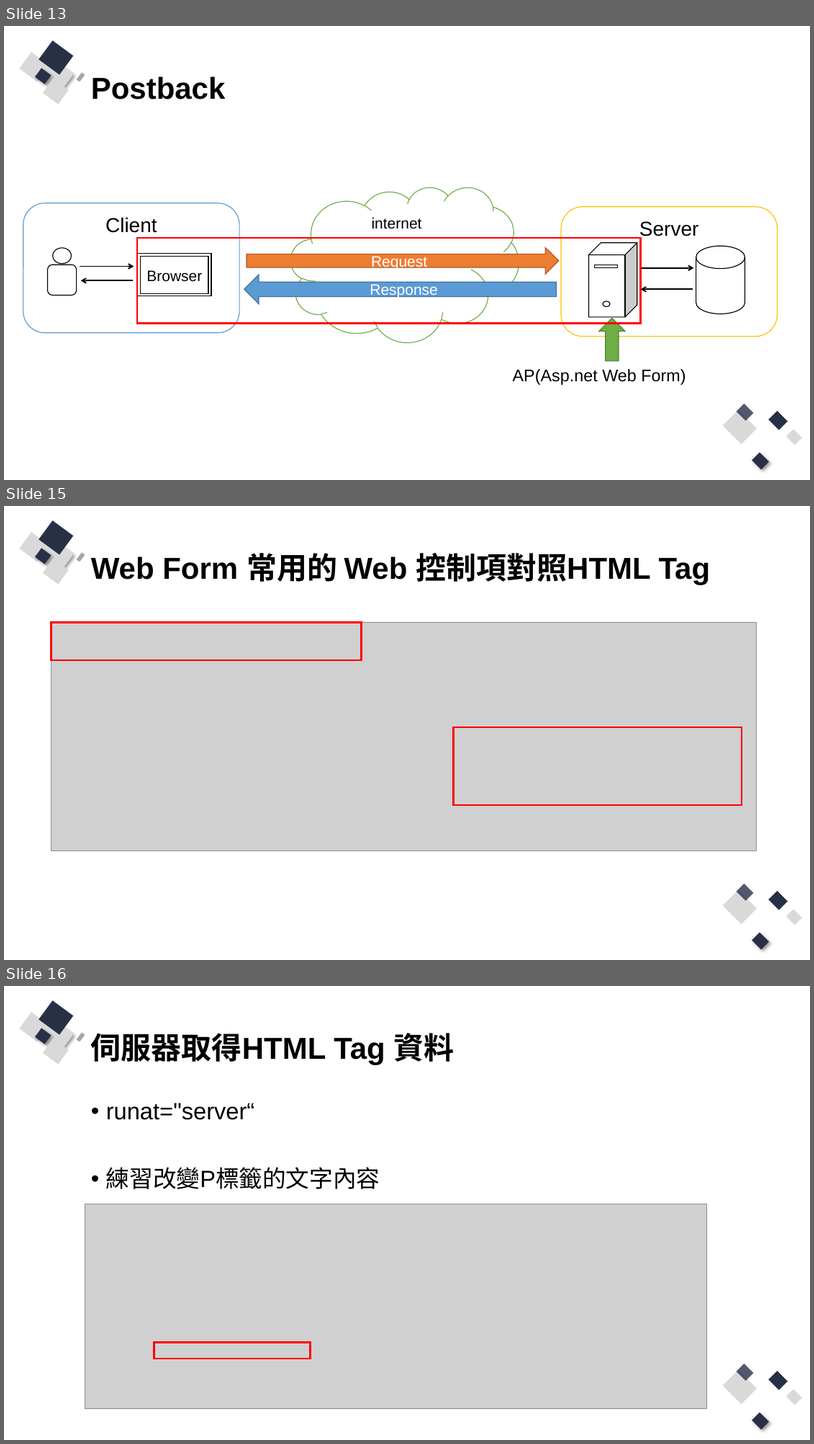
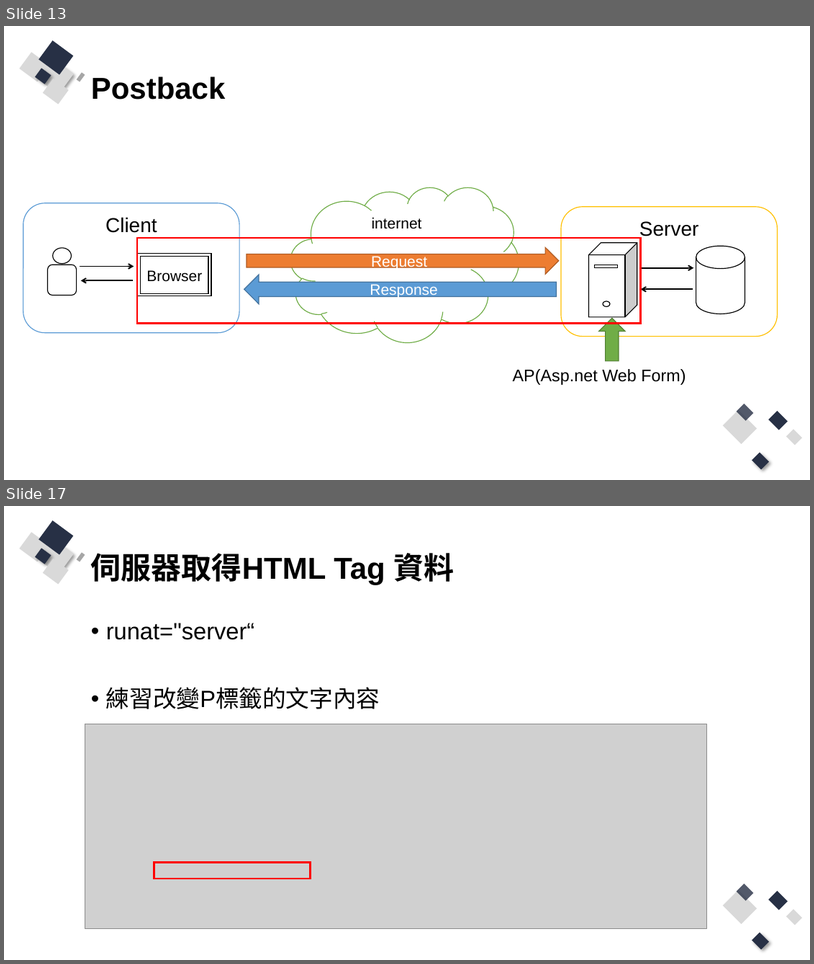
Before and after one commit to Q81JIAXIONG/-, a slide deck: 投影片/2.asp.net webform 框架.pptx. Shown one above the other, each under a label of ours: slides 13, 15 and 16 before the commit, slides 13 and 17 after it; the slides between them are not shown. The pictures are 814x1444 and 814x964 pixels, drawn with LibreOffice and Linux fonts; fonts in the diff are those of the drawing; grey boxes stand for pictures. Boxes give left, top, right and bottom in pixels: in the first picture for what was removed or moved away, otherwise in the second. Text is boxed around its words. In the diff, an @@ line names an element or a change of style, - is before the commit and + after.

```diff
--- a/投影片/2.asp.net webform 框架.pptx
+++ b/投影片/2.asp.net webform 框架.pptx
@@ slide 15 removed at (4, 506, 810, 960), background #FFFFFF; not listed: 13 template elements that a slide beside it also shows @@
@@ title removed at (91, 553, 711, 585) @@
-Web Form 常用的 Web 控制項對照HTML Tag
@@ picture removed at (52, 622, 757, 850) @@
@@ rectangle removed at (52, 622, 362, 660) @@
@@ rectangle removed at (453, 727, 742, 805) @@
@@ what was slide 16 is now slide 17 @@
```
Also in this commit, not shown: 7 slides changed, 10 slides added, 2 other slides removed, 15 other files.
